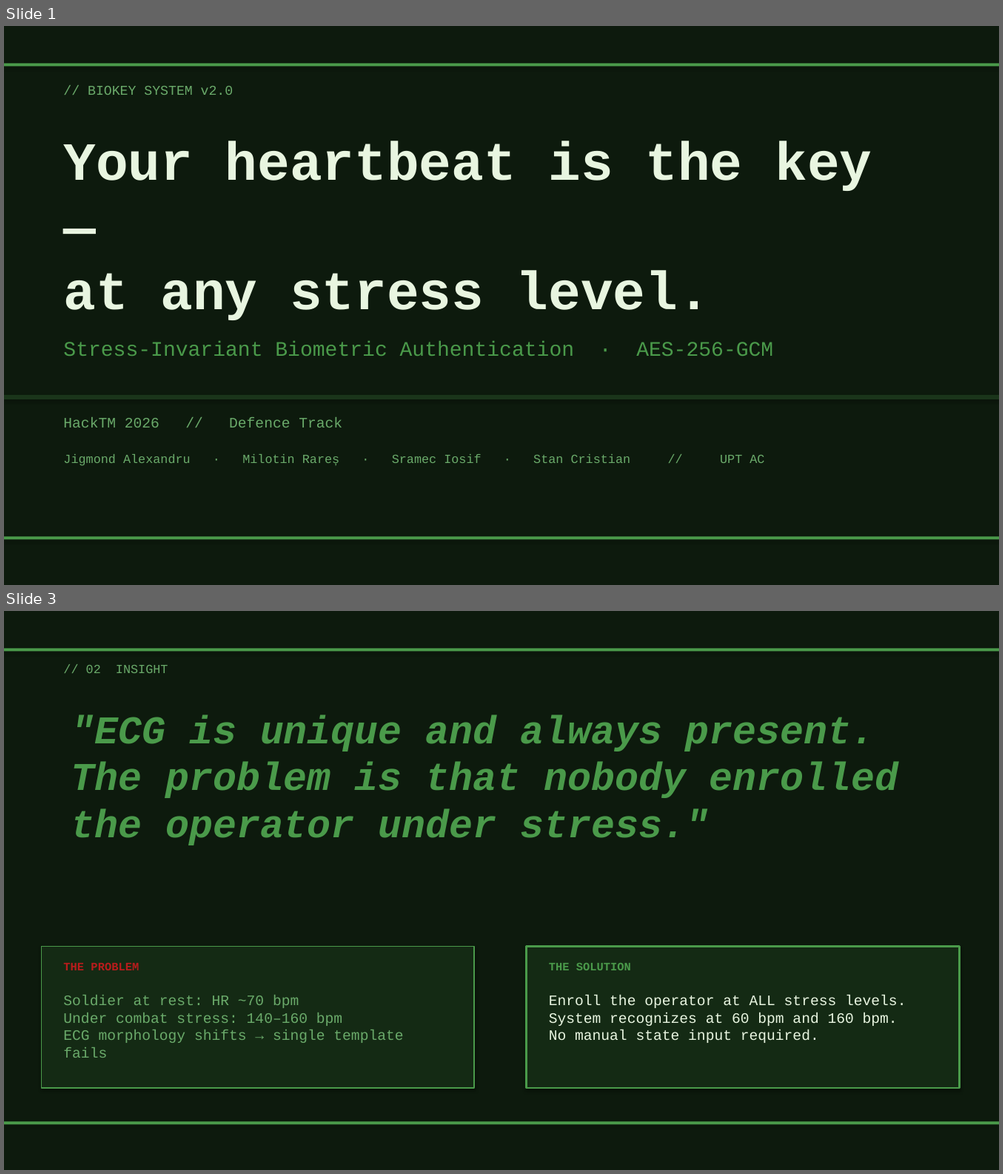
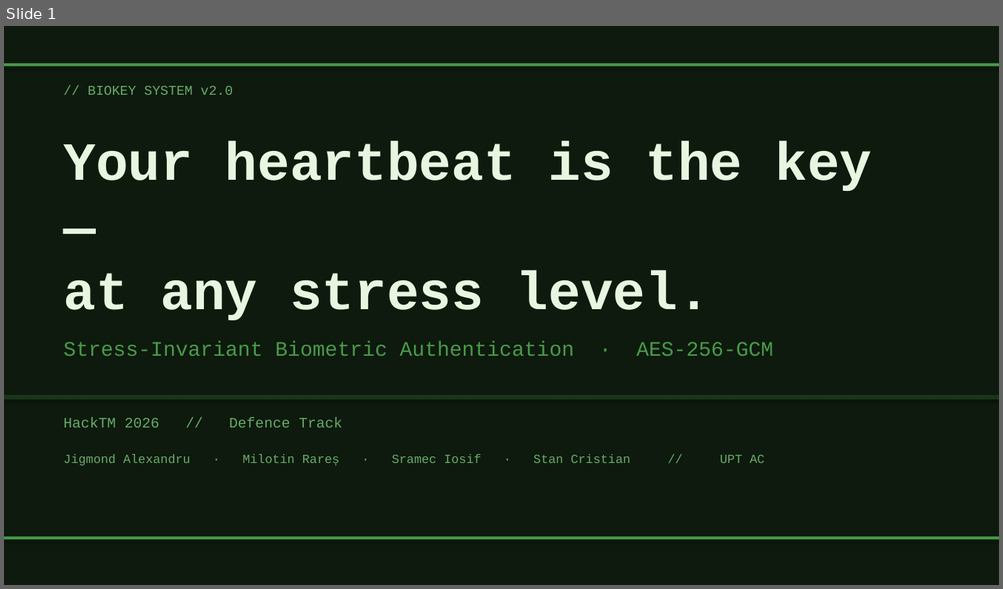
Before and after one commit to IosifSramec/biokey, a slide deck: BioKey_Presentation.pptx. Shown one above the other, each under a label of ours: slides 1 and 3 before the commit, slide 1 after it; the slides between them are not shown. The pictures are 1003x1174 and 1003x589 pixels, drawn with LibreOffice and Linux fonts; fonts in the diff are those of the drawing. Boxes give left, top, right and bottom in pixels: in the first picture for what was removed or moved away, otherwise in the second. Text is boxed around its words. In the diff, an @@ line names an element or a change of style, - is before the commit and + after.

```diff
--- a/BioKey_Presentation.pptx
+++ b/BioKey_Presentation.pptx
@@ slide 3 removed at [4,611,999,1170], background #0D1A0D @@
@@ rectangle removed at [4,648,999,651] @@
@@ text removed at [86,665,168,673] @@
-// 02 INSIGHT
@@ text removed at [71,715,899,846] @@
-"ECG is unique and always present.
-The problem is that nobody enrolled
-the operator under stress."
@@ rectangle removed at [41,947,474,1088] @@
@@ text removed at [63,963,139,971] @@
-THE PROBLEM
@@ rectangle removed at [526,947,959,1088] @@
@@ text removed at [549,963,631,971] @@
-THE SOLUTION
@@ text removed at [63,995,403,1058] @@
-Soldier at rest: HR ~70 bpm
-Under combat stress: 140–160 bpm
-ECG morphology shifts → single template fails
@@ text removed at [549,995,905,1043] @@
-Enroll the operator at ALL stress levels.
-System recognizes at 60 bpm and 160 bpm.
-No manual state input required.
@@ rectangle removed at [4,1122,999,1125] @@
```
Also in this commit, not shown: 1 slide changed, 2 slides added, 7 other slides removed, 4 other files.
